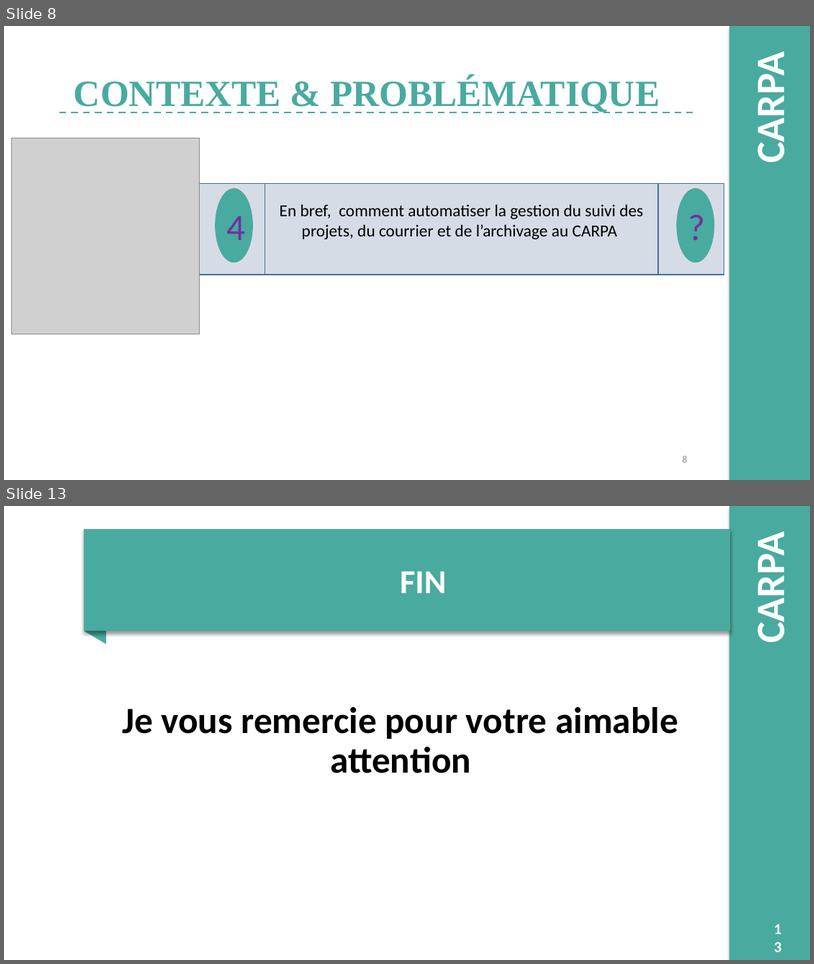
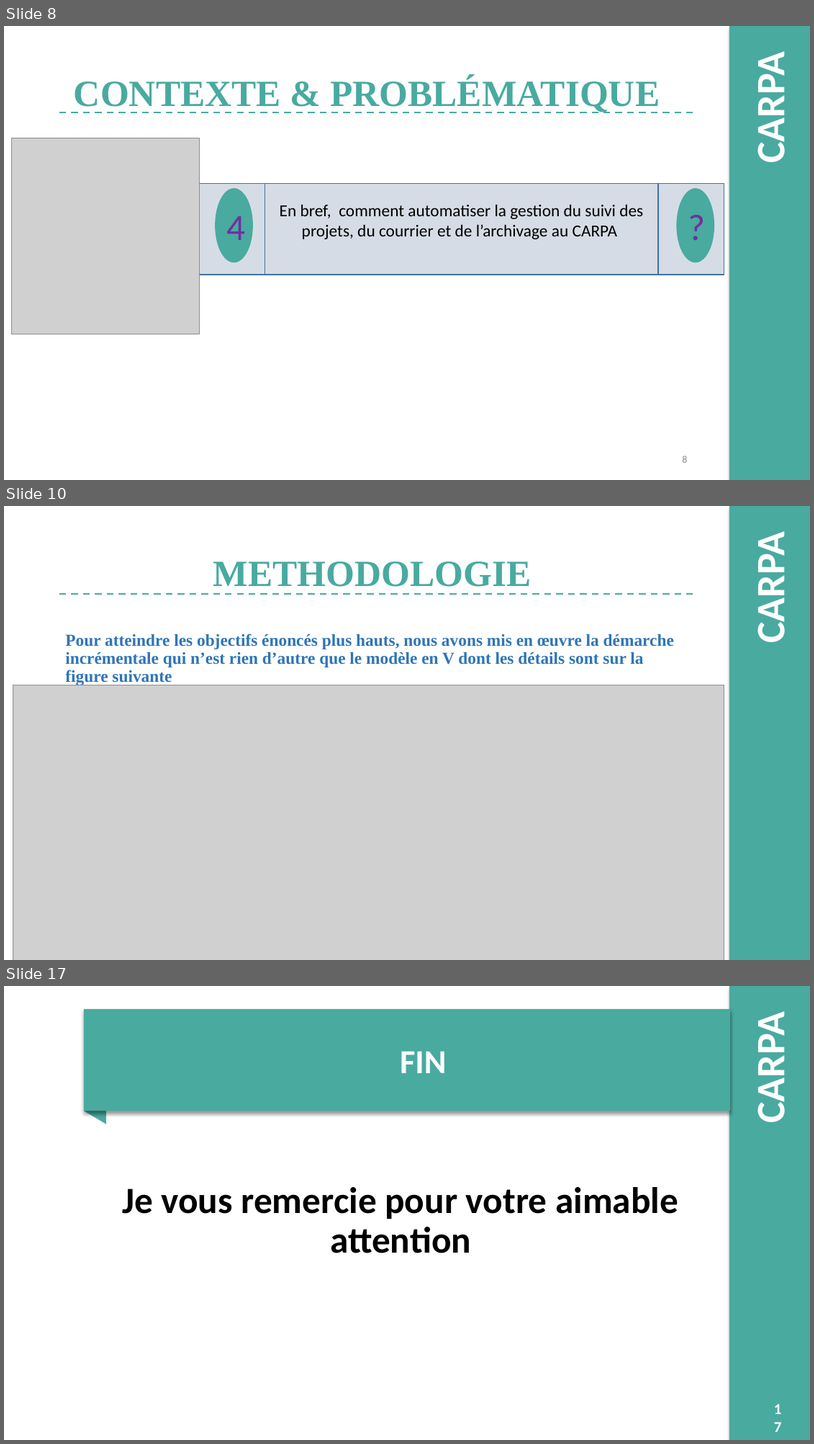
Before and after one commit to django123/memoire-M2, a slide deck: presentation.pptm. Shown one above the other, each under a label of ours: slides 8 and 13 before the commit, slides 8, 10 and 17 after it; the slides between them are not shown. The pictures are 814x964 and 814x1444 pixels, drawn with LibreOffice and Linux fonts; fonts in the diff are those of the drawing; grey boxes stand for pictures; background and template pictures are left out. Boxes give left, top, right and bottom in pixels: in the first picture for what was removed or moved away, otherwise in the second. Text is boxed around its words. In the diff, an @@ line names an element or a change of style, - is before the commit and + after.

```diff
--- a/presentation.pptm
+++ b/presentation.pptm
@@ slide 10 added at [4,506,810,960], background picture (left out); not listed: 2 template elements that a slide beside it also shows @@
@@ title added at [214,561,532,587], 44 pt, text #49AAA0, bold @@
+METHODOLOGIE
@@ line added from (59, 594) to (694, 594), #49AAA0 2 pt dashed @@
@@ text added at [65,633,674,686], 20 pt, text #2E75B6, bold @@
+Pour atteindre les objectifs énoncés plus hauts, nous avons mis en œuvre la démarche incrémentale qui n’est rien d’autre que le modèle en V dont les détails sont sur la figure suivante
@@ picture added at [13,685,725,960] @@
@@ what was slide 13 is now slide 17 @@
```
Also in this commit, not shown: 5 slides changed, 6 other slides added, 3 slides removed, 1 other file.
